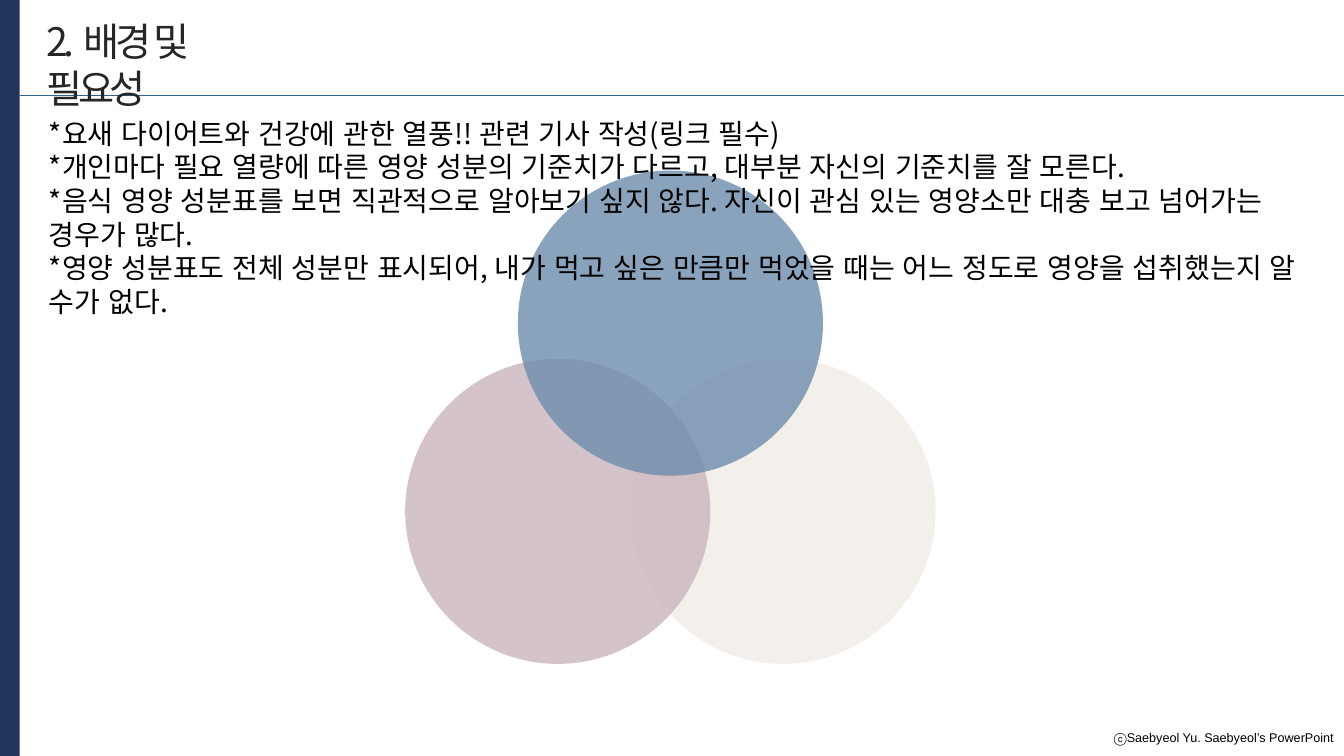
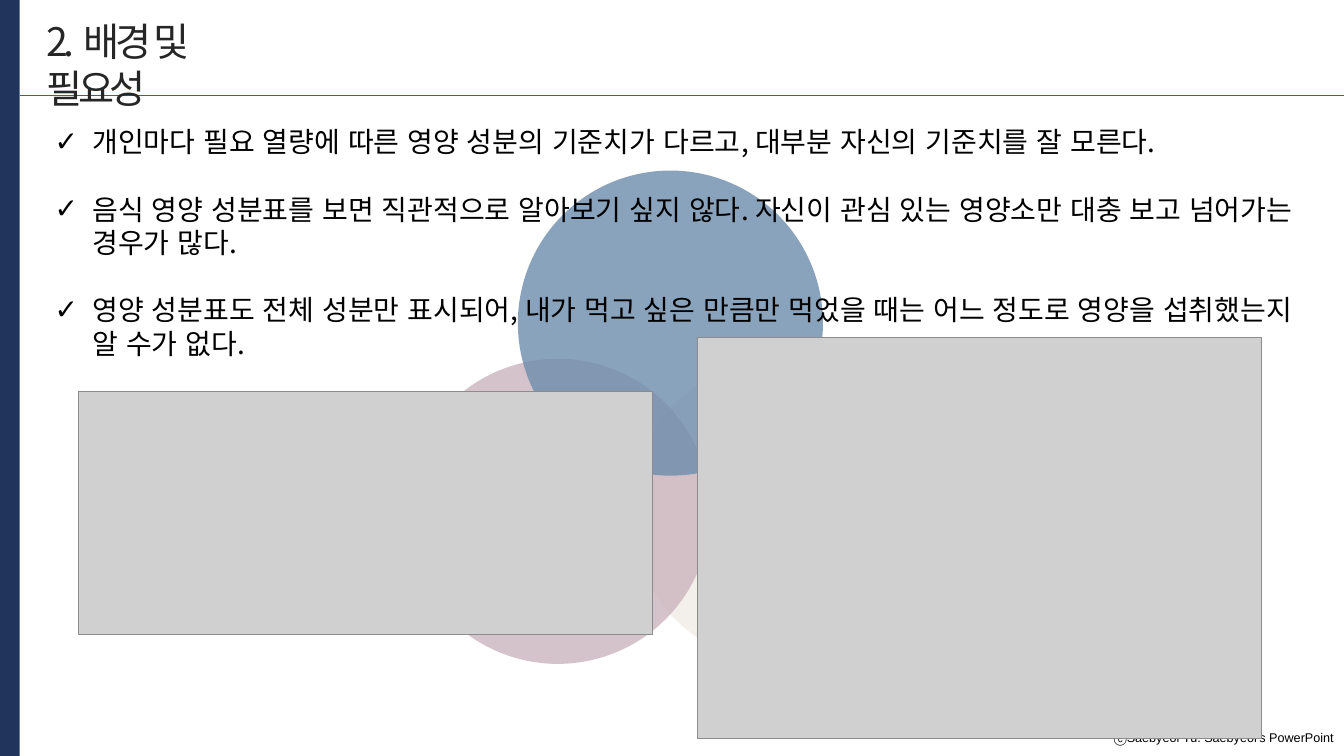
Before and after one commit to developerYHLee/University_Homework, a slide deck: slide 5 of 기말과제.pptx (slide 4 before the commit). Drawn at 1344x756 pixels with LibreOffice and Linux fonts; fonts in the diff are those of the drawing; grey boxes stand for pictures. Boxes give left, top, right and bottom in pixels: in the first picture for what was removed or moved away, otherwise in the second. Text is boxed around its words. In the diff, an @@ line names an element or a change of style, - is before the commit and + after.

```diff
--- a/기말과제.pptx
+++ b/기말과제.pptx
@@ text at (x1=92, y1=128, x2=1292, y2=357): text changed @@
-*요새 다이어트와 건강에 관한 열풍!! 관련 기사 작성(링크 필수)
-*개인마다 필요 열량에 따른 영양 성분의 기준치가 다르고, 대부분 자신의 기준치를 잘 모른다.
-*음식 영양 성분표를 보면 직관적으로 알아보기 싶지 않다. 자신이 관심 있는 영양소만 대충 보고 넘어가는 경우가 많다.
-*영양 성분표도 전체 성분만 표시되어, 내가 먹고 싶은 만큼만 먹었을 때는 어느 정도로 영양을 섭취했는지 알 수가 없다.
+✓ 개인마다 필요 열량에 따른 영양 성분의 기준치가 다르고, 대부분 자신의 기준치를 잘 모른다.
+✓ 음식 영양 성분표를 보면 직관적으로 알아보기 싶지 않다. 자신이 관심 있는 영양소만 대충 보고 넘어가는 경우가 많다.
+✓ 영양 성분표도 전체 성분만 표시되어, 내가 먹고 싶은 만큼만 먹었을 때는 어느 정도로 영양을 섭취했는지 알 수가 없다.
@@ picture added at (x1=698, y1=338, x2=1262, y2=739) @@
@@ picture added at (x1=79, y1=391, x2=653, y2=635) @@
```
Also in this commit, not shown: 2 other slides changed, 10 slides added, 1 slide removed.
